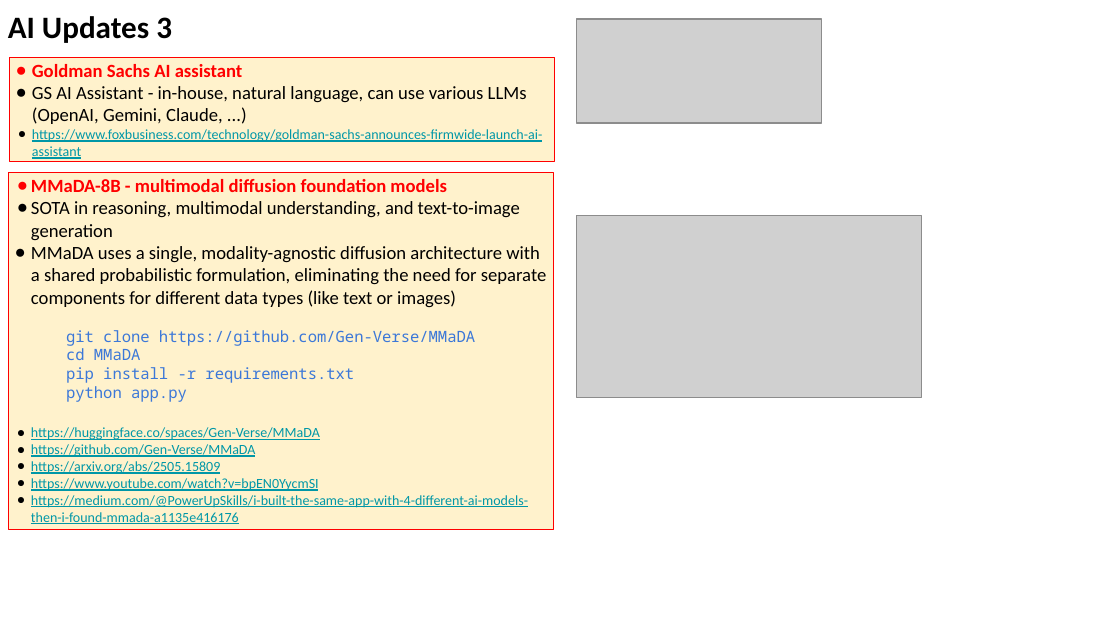
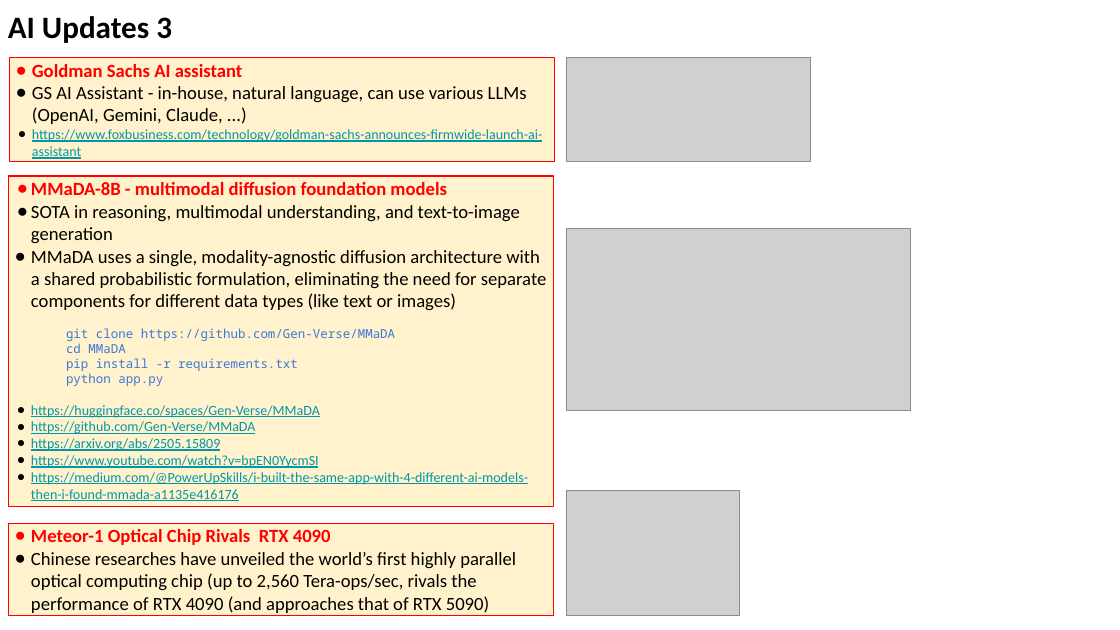
Before and after one commit to lselector/seminar, a slide deck: slide 9 of 2025/2025-06-27-AI-Updates.pptx. Drawn at 1120x630 pixels with LibreOffice and Linux fonts; fonts in the diff are those of the drawing; grey boxes stand for pictures. Boxes give left, top, right and bottom in pixels: in the first picture for what was removed or moved away, otherwise in the second. Text is boxed around its words. In the diff, an @@ line names an element or a change of style, - is before the commit and + after.

```diff
--- a/2025/2025-06-27-AI-Updates.pptx
+++ b/2025/2025-06-27-AI-Updates.pptx
@@ picture: place and size @@
-picture at [577, 19, 821, 123]
+picture at [567, 57, 811, 161]
@@ rectangle "MMaDA-8B - multimodal diffusion foundation ...": place and size @@
-rectangle "MMaDA-8B - multimodal diffusion foundation ..." at [9, 172, 553, 529]
+rectangle "MMaDA-8B - multimodal diffusion foundation ..." at [9, 176, 553, 506]
@@ picture: place and size @@
-picture at [577, 216, 922, 399]
+picture at [567, 228, 912, 411]
@@ text in rectangle at [66, 328, 395, 386]: size 10 to 8 pt in "git clone https://github.com/Gen-Verse/MMaDA", "cd MMaDA", "pip install -r requirements.txt", "python app.py" @@
@@ picture added at [567, 491, 740, 616] @@
@@ rectangle added at [9, 523, 553, 616], fill #FFF2CC, outline #FF0000 0.75 pt, 12 pt, text #000000 @@
+● Meteor-1 Optical Chip Rivals RTX 4090
+● Chinese researches have unveiled the world’s first highly parallel optical computing chip (up to 2,560 Tera-ops/sec, rivals the performance of RTX 4090 (and approaches that of RTX 5090)
```
Also in this commit, not shown: 1 other slide changed, 3 slides added.
